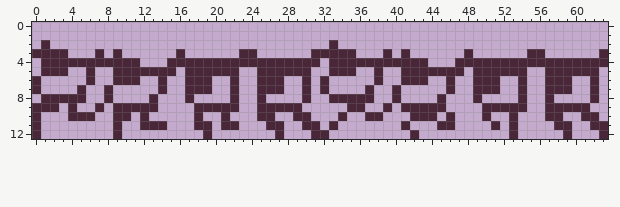
Pixel-art sprite, stored at Assets/Sprites/Patrick/Run/Patrick Run reverse-sheet.png. The picture above is the old version.
The file is 64x13 pixels.
After the commit:
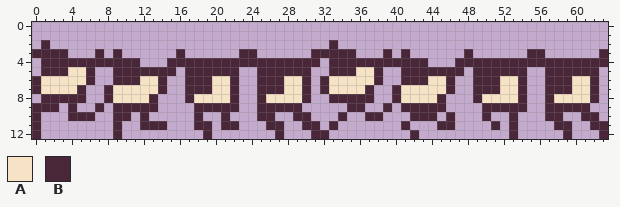
Palette (. is transparent): A #f6e3c5  B #492738
Changes in this commit:
y 5: x 4..5 .. -> AA; x 36..37 .. -> AA
y 6: x 1..5 ..... -> AAAAA; x 12..13 .. -> AA; x 20..21 .. -> AA; x 28..29 .. -> AA; x 33..37 ..... -> AAAAA; x 44..45 .. -> AA; x 52..53 .. -> AA; x 60..61 .. -> AA
y 7: x 1..4 .... -> AAAA; x 9..13 ..... -> AAAAA; x 20..21 .. -> AA; x 28..29 .. -> AA; x 33..36 .... -> AAAA; x 41..45 ..... -> AAAAA; x 52..53 .. -> AA; x 60..61 .. -> AA
y 8: x 9..12 .... -> AAAA; x 18..21 .... -> AAAA; x 26..29 .... -> AAAA; x 41..44 .... -> AAAA; x 50..53 .... -> AAAA; x 58..61 .... -> AAAA
Where, in picture pixels (left, top, right, bottom), the same in both pictures:
added: (41, 67, 86, 94)
added: (329, 67, 518, 103)
added: (113, 76, 158, 103)
added: (194, 76, 302, 103)
added: (554, 76, 590, 103)
